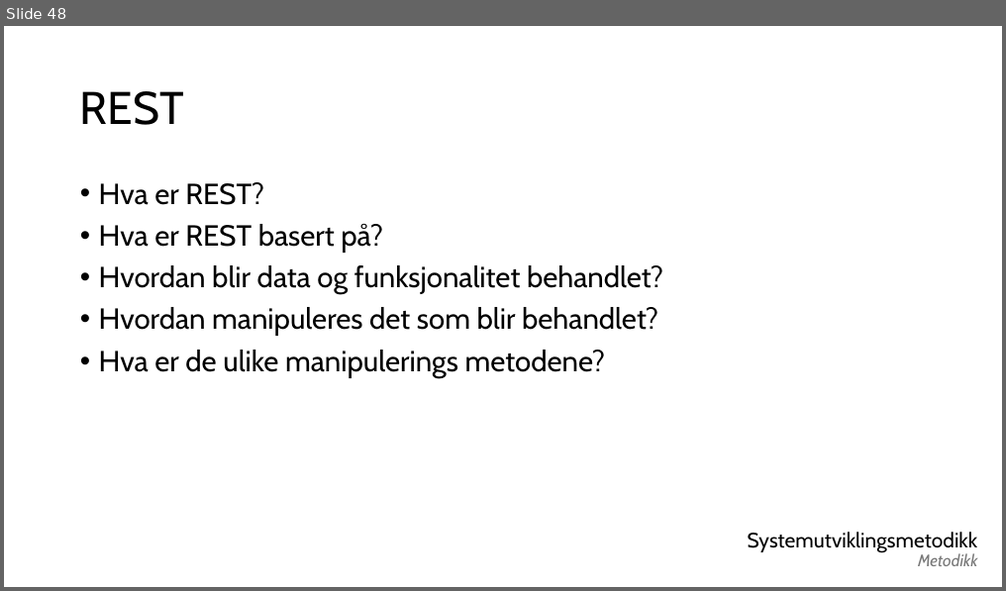
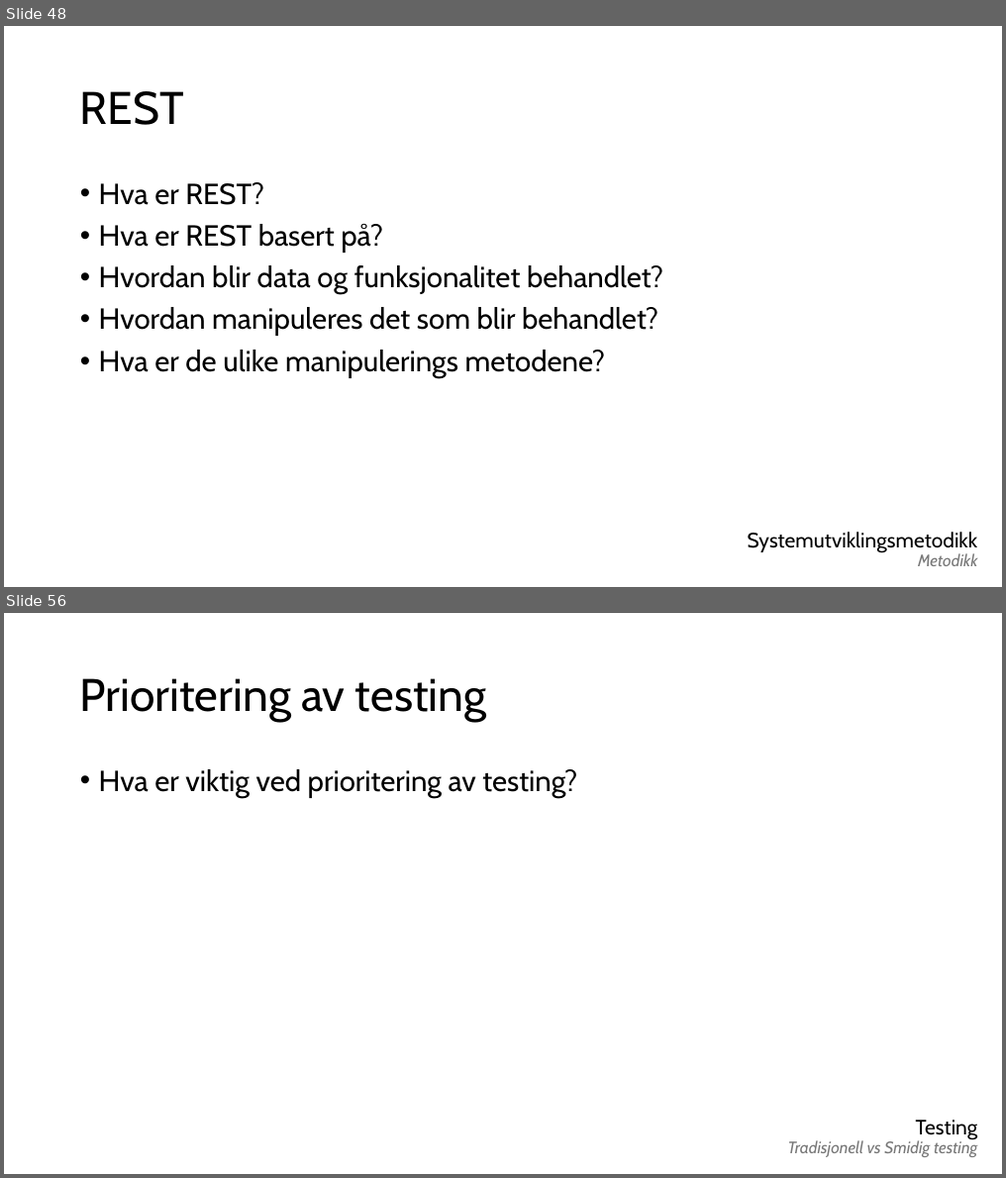
Before and after one commit to real-eo/IDATT1005-Systemutvikling, a slide deck: 2026 VÅR/Eksamensøving/Slides.pptx. Shown one above the other, each under a label of ours: slide 48 before the commit, slides 48 and 56 after it; the slides between them are not shown. The pictures are 1006x591 and 1006x1178 pixels, drawn with LibreOffice and Linux fonts; fonts in the diff are those of the drawing. Boxes give left, top, right and bottom in pixels: in the first picture for what was removed or moved away, otherwise in the second. Text is boxed around its words. In the diff, an @@ line names an element or a change of style, - is before the commit and + after.

```diff
--- a/2026 VÅR/Eksamensøving/Slides.pptx
+++ b/2026 VÅR/Eksamensøving/Slides.pptx
@@ slide 56 added at bbox=[4, 613, 1002, 1174], background #FFFFFF @@
@@ title added at bbox=[80, 678, 486, 722], 44 pt, text #000000 @@
+Prioritering av testing
@@ text added at bbox=[99, 769, 577, 798], 28 pt, text #000000 @@
+• Hva er viktig ved prioritering av testing?
@@ text added at bbox=[788, 1140, 977, 1157], 16 pt, text #797979, italic @@
+Tradisjonell vs Smidig testing
@@ text added at bbox=[916, 1120, 978, 1141], 20 pt, text #000000 @@
+Testing
```
Also in this commit, not shown: 5 slides changed, 28 other slides added.
